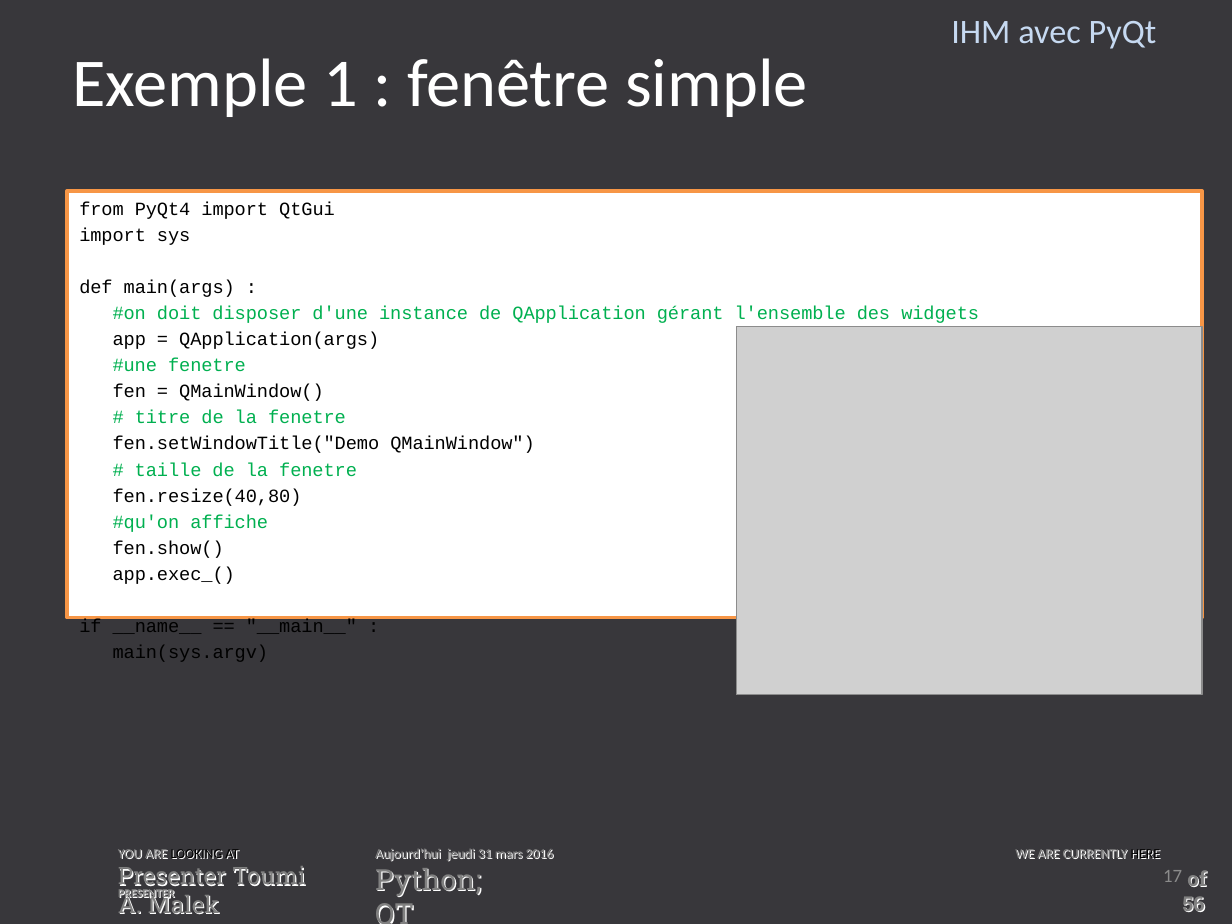
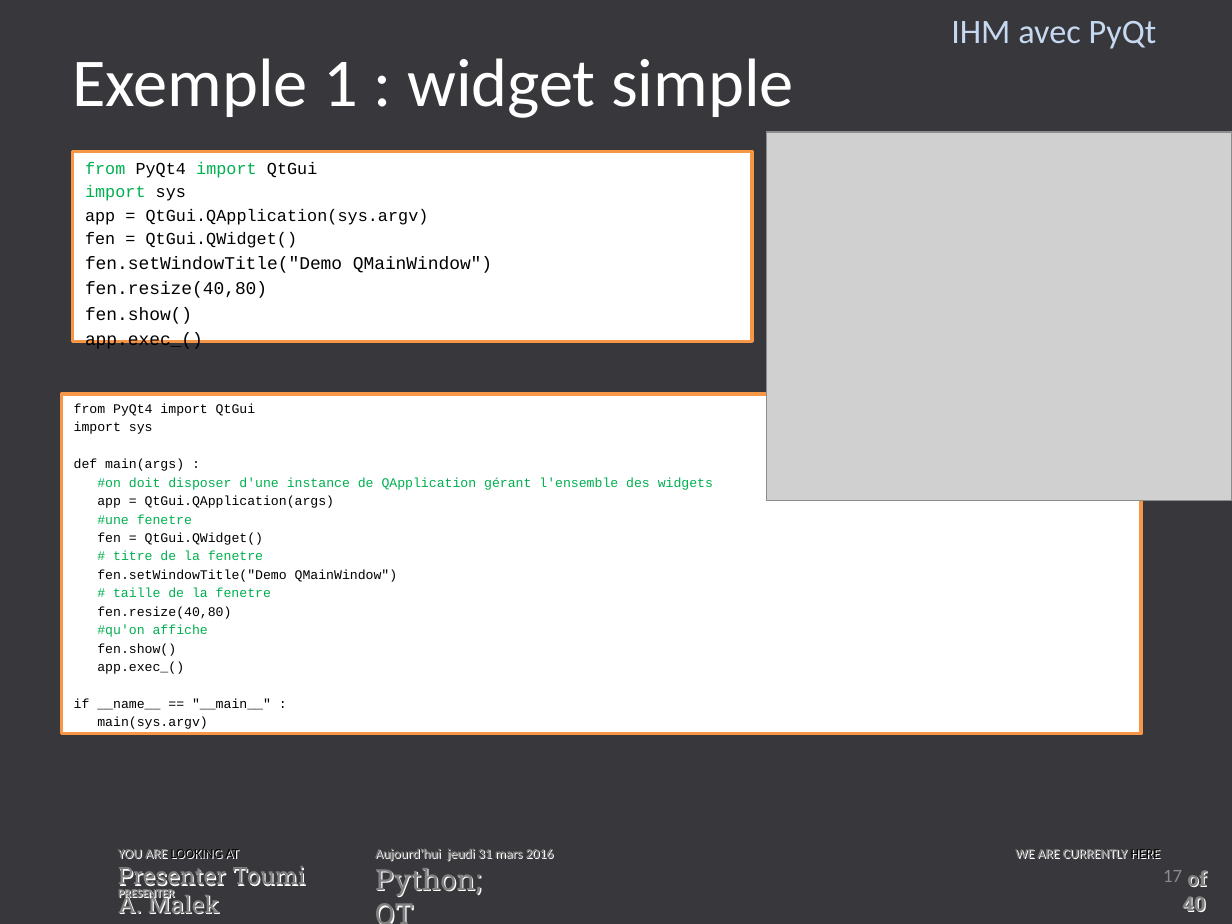
Before and after one commit to toumiab/Trans_python, a slide deck: slide 17 of Les_transparent/IHM_Python.pptx. Drawn at 1232x924 pixels with LibreOffice and Linux fonts; fonts in the diff are those of the drawing; grey boxes stand for pictures; background and template pictures are left out. Boxes give left, top, right and bottom in pixels: in the first picture for what was removed or moved away, otherwise in the second. Text is boxed around its words. In the diff, an @@ line names an element or a change of style, - is before the commit and + after.

```diff
--- a/Les_transparent/IHM_Python.pptx
+++ b/Les_transparent/IHM_Python.pptx
@@ title at bbox=[73, 58, 794, 118]: text changed @@
-Exemple 1 : fenêtre simple
+Exemple 1 : widget simple
@@ picture: place and size @@
-picture at bbox=[737, 326, 1202, 695]
+picture at bbox=[766, 132, 1232, 500]
@@ text added at bbox=[73, 152, 752, 341], fill #FFFFFF, outline #F79646 2 pt, 9.8 pt, text #000000 @@
+from PyQt4 import QtGui
+import sys
+app = QtGui.QApplication(sys.argv)
+fen = QtGui.QWidget()
+fen.setWindowTitle("Demo QMainWindow")
+fen.resize(40,80)
+fen.show()
+app.exec_()
@@ rectangle "from PyQt4 import QtGui": place and size @@
-rectangle "from PyQt4 import QtGui" at bbox=[67, 191, 1201, 617]
+rectangle "from PyQt4 import QtGui" at bbox=[62, 394, 1141, 734]
@@ text in rectangle at bbox=[74, 403, 713, 729]: size 10.8 to 7.7 pt in "from PyQt4 import QtGui", "import sys", "def main(args) :", "#on doit disposer d'une instance de QApplication ..." and 10 more places @@
@@ text in rectangle at bbox=[97, 496, 334, 508]: text changed; size 10.8 to 7.7 pt @@
-app = QApplication(args)
+app = QtGui.QApplication(args)
@@ text in rectangle at bbox=[97, 532, 263, 545]: text changed; size 10.8 to 7.7 pt @@
-fen = QMainWindow()
+fen = QtGui.QWidget()
@@ text at bbox=[1182, 870, 1206, 912]: text changed @@
-of 56
+of 40
```
Also in this commit, not shown: 19 other slides changed, 20 slides added, 6 slides removed, 1 other file.
